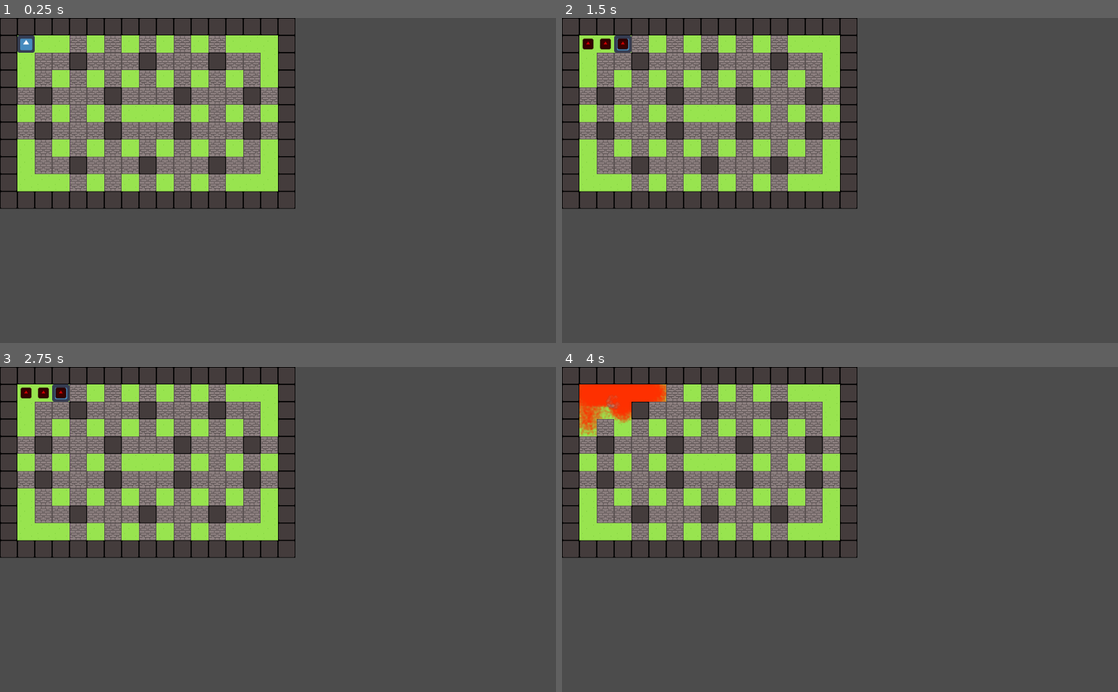
Above: before the commit, frames 1-4 (two rows, left to right).
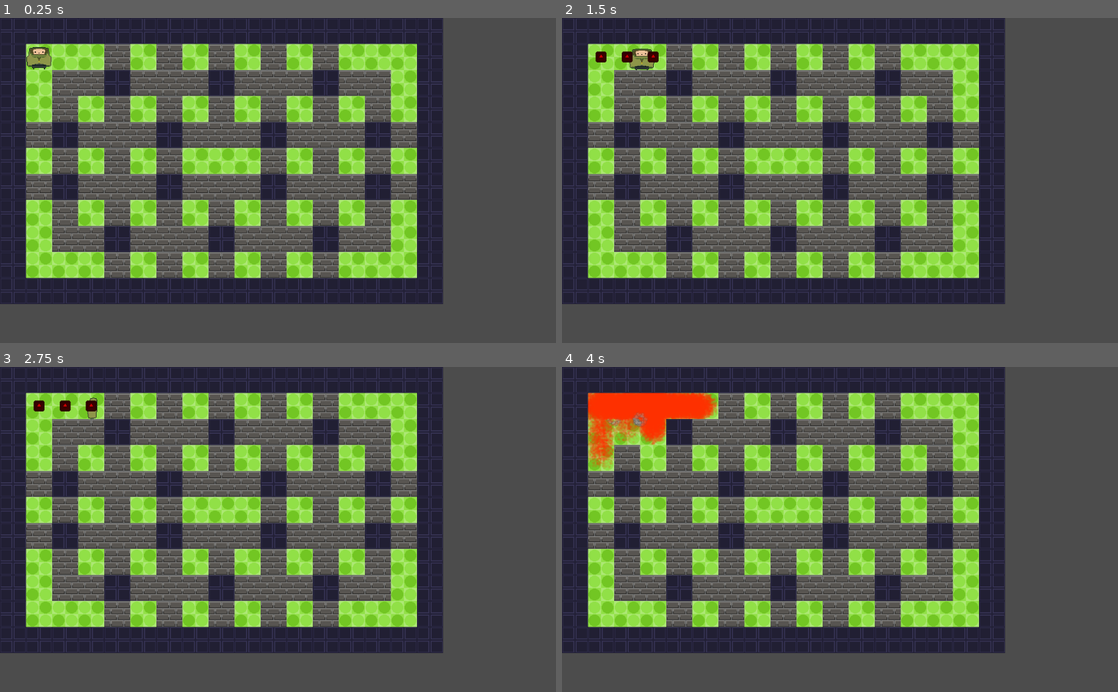
Above: after the commit, the same moments.

Repository: afstarosta/explosiveperson
Game: Godot game, scene res://scenes/game/Main.tscn
Two runs of this game, one before a commit and one after it. Both use one fixed random seed, a clock stepped at 60 frames per second and the inputs below. The engine's default icon, where the game draws it, is replaced by a stand-in: a white triangle on a blue panel in a dark square.
Inputs:
- Up to frame 1 (0.25 s): no input
- Up to frame 2 (1.5 s): tap Enter (ui_accept) at 0.5, 0.6, 0.77, 1.07, 1.35 s; hold Right (ui_right) 0.53-1.28 s; hold Down (ui_down) from 1.28 s (still down)
- Up to frame 3 (2.75 s): tap Enter (ui_accept) at 1.52, 1.82, 2, 2.1 s; release Down (ui_down) at 2.03 s; hold Right (ui_right) from 2.03 s (still down)
- Up to frame 4 (4 s): tap Enter (ui_accept) at 2.75, 2.85, 3.02, 3.32, 3.5, 3.6, 3.77 s; release Right (ui_right) at 2.78 s; hold Up (ui_up) 2.78-3.53 s; hold Left (ui_left) from 3.53 s (still down)

The runs differ from the first frame. In frame 1, 56% of the frame differs, in the area x 0-80%, y 0-89%; in frame 2, 56%; in frame 3, 56%; in frame 4, 56%.
Error before the commit: Invalid get index 'position' (on base: 'previously freed instance'). (res://scenes/player/PlayerBomb.gd:14)
Error after the commit: Invalid get index 'global_position' (on base: 'previously freed instance'). (res://scripts/PlayerBomb.gd:14)

Commit message:
add animation, 48px tiles

Diff:
--- a/scenes/game/Level.tscn
+++ b/scenes/game/Level.tscn
@@ -8,7 +8,7 @@
 0/texture = ExtResource( 2 )
 0/tex_offset = Vector2( 0, 0 )
 0/modulate = Color( 1, 1, 1, 1 )
-0/region = Rect2( 0, 0, 32, 32 )
+0/region = Rect2( 0, 0, 48, 48 )
 0/tile_mode = 0
 0/occluder_offset = Vector2( 0, 0 )
 0/navigation_offset = Vector2( 0, 0 )
@@ -22,7 +22,7 @@
 1/texture = ExtResource( 2 )
 1/tex_offset = Vector2( 0, 0 )
 1/modulate = Color( 1, 1, 1, 1 )
-1/region = Rect2( 32, 0, 32, 32 )
+1/region = Rect2( 48, 0, 48, 48 )
 1/tile_mode = 0
 1/occluder_offset = Vector2( 0, 0 )
 1/navigation_offset = Vector2( 0, 0 )
@@ -36,7 +36,7 @@
 2/texture = ExtResource( 2 )
 2/tex_offset = Vector2( 0, 0 )
 2/modulate = Color( 1, 1, 1, 1 )
-2/region = Rect2( 64, 0, 32, 32 )
+2/region = Rect2( 96, 0, 48, 48 )
 2/tile_mode = 0
 2/occluder_offset = Vector2( 0, 0 )
 2/navigation_offset = Vector2( 0, 0 )
@@ -52,13 +52,13 @@
 
 [node name="BG" type="TileMap" parent="."]
 tile_set = SubResource( 1 )
-cell_size = Vector2( 32, 32 )
+cell_size = Vector2( 48, 48 )
 format = 1
 tile_data = PoolIntArray( 0, 2, 0, 1, 2, 0, 2, 2, 0, 3, 2, 0, 4, 2, 0, 5, 2, 0, 6, 2, 0, 7, 2, 0, 8, 2, 0, 9, 2, 0, 10, …(2430 unchanged characters)…
 
 [node name="FG" type="TileMap" parent="."]
 z_index = 2
 tile_set = SubResource( 1 )
-cell_size = Vector2( 32, 32 )
+cell_size = Vector2( 48, 48 )
 format = 1
 tile_data = PoolIntArray( 0, 0, 0, 1, 0, 0, 2, 0, 0, 3, 0, 0, 4, 0, 0, 5, 0, 0, 6, 0, 0, 7, 0, 0, 8, 0, 0, 9, 0, 0, 10, …(1754 unchanged characters)…
--- a/scenes/game/Main.tscn
+++ b/scenes/game/Main.tscn
@@ -9,6 +9,6 @@
 [node name="Level" parent="." instance=ExtResource( 1 )]
 
 [node name="Player" parent="." instance=ExtResource( 2 )]
-position = Vector2( 48, 48 )
+position = Vector2( 72, 72 )
 
 [node name="explosionController" parent="." instance=ExtResource( 3 )]
--- a/scenes/player/Player.tscn
+++ b/scenes/player/Player.tscn
@@ -1,11 +1,11 @@
 [gd_scene load_steps=5 format=2]
 
 [ext_resource path="res://scripts/Player.gd" type="Script" id=1]
-[ext_resource path="res://sprites/icon.png" type="Texture" id=2]
-[ext_resource path="res://scenes/player/PlayerBomb.gd" type="Script" id=3]
+[ext_resource path="res://sprites/player_anim.tres" type="SpriteFrames" id=2]
+[ext_resource path="res://scripts/PlayerBomb.gd" type="Script" id=3]
 
 [sub_resource type="CircleShape2D" id=1]
-radius = 31.7657
+radius = 40.0
 
 [node name="Player" type="Node2D"]
 
@@ -14,13 +14,15 @@
 ]]
 script = ExtResource( 1 )
 
-[node name="Sprite" type="Sprite" parent="PlayerBody"]
-scale = Vector2( 0.5, 0.5 )
-texture = ExtResource( 2 )
-
 [node name="CollisionShape2D" type="CollisionShape2D" parent="PlayerBody"]
 scale = Vector2( 0.5, 0.5 )
 shape = SubResource( 1 )
 
+[node name="AnimatedSprite" type="AnimatedSprite" parent="PlayerBody"]
+frames = ExtResource( 2 )
+animation = "w_front"
+frame = 2
+playing = true
+
 [node name="PlayerBomb" type="Node2D" parent="."]
 script = ExtResource( 3 )
--- a/scenes/tiles/BreakableWall.tscn
+++ b/scenes/tiles/BreakableWall.tscn
@@ -2,9 +2,8 @@
 
 [ext_resource path="res://scripts/BreakableWall.gd" type="Script" id=1]
 
-
 [sub_resource type="RectangleShape2D" id=1]
-extents = Vector2( 16, 16 )
+extents = Vector2( 24, 24 )
 
 [node name="BreakableWall" type="StaticBody2D" groups=[
 "wall",
@@ -12,5 +11,5 @@
 script = ExtResource( 1 )
 
 [node name="CollisionShape2D" type="CollisionShape2D" parent="."]
-position = Vector2( 16, 16 )
+position = Vector2( 24, 24 )
 shape = SubResource( 1 )
--- a/scenes/tiles/UnbreakableWall.tscn
+++ b/scenes/tiles/UnbreakableWall.tscn
@@ -1,12 +1,12 @@
 [gd_scene load_steps=2 format=2]
 
 [sub_resource type="RectangleShape2D" id=1]
-extents = Vector2( 16, 16 )
+extents = Vector2( 24, 24 )
 
 [node name="UnbreakableWall" type="StaticBody2D" groups=[
 "wall",
 ]]
 
 [node name="CollisionShape2D" type="CollisionShape2D" parent="."]
-position = Vector2( 16, 16 )
+position = Vector2( 24, 24 )
 shape = SubResource( 1 )
--- a/scripts/Bomb.gd
+++ b/scripts/Bomb.gd
@@ -12,9 +12,9 @@
 
 func _ready():
     explosionController = get_node("/root/Main/explosionController")
-    print(get_tree().get_root().get_children())
+
     for raycast in raycasts:
-        raycast.cast_to = raycast.cast_to * power * 32
+        raycast.cast_to = raycast.cast_to * power * GameSettings.TILE_SIZE.x
 
 func _physics_process(delta):
     timer += delta
@@ -36,7 +36,7 @@
 
             if(colliding.is_in_group("wall")):
                 raycast.enabled = false
-                explosion_edge = colliding.position + Vector2(16,16)
+                explosion_edge = colliding.position + GameSettings.TILE_SIZE/2
                 break
 
             raycast.add_exception(colliding)
--- a/scripts/GameSettings.gd
+++ b/scripts/GameSettings.gd
@@ -1,3 +1,5 @@
 extends Node2D
 
-var TILE_SIZE = Vector2(0, 0)
+var TILE_SIZE:Vector2 = Vector2(0, 0)
+
+var level:Node2D
--- a/scripts/Level.gd
+++ b/scripts/Level.gd
@@ -9,6 +9,8 @@
 
 func _ready():
     GameSettings.TILE_SIZE = FGTilemap.get_cell_size()
+    GameSettings.level = self
+
     var cells = FGTilemap.get_used_cells_by_id(0)
     create_unbreakable_walls(cells)
     cells = FGTilemap.get_used_cells_by_id(1)
--- a/scripts/Player.gd
+++ b/scripts/Player.gd
@@ -2,24 +2,36 @@
 
 const speed = 100
 
-
-onready var bomb_container:Node2D = get_parent().get_node("BombContainer")
+onready var sprite:AnimatedSprite = $AnimatedSprite
+var direction = "front"
 
 func _physics_process(_delta):
     handle_movement()
 
 func handle_movement():
     var velocity = Vector2(0, 0)
+
     if Input.is_action_pressed("ui_up"):
         velocity.y = -1
+        direction = "back"
     if Input.is_action_pressed("ui_down"):
         velocity.y = 1
+        direction = "front"
     if Input.is_action_pressed("ui_left"):
         velocity.x = -1
+        direction = "left"
     if Input.is_action_pressed("ui_right"):
         velocity.x = 1
+        direction = "right"
 
     var _a = move_and_slide(velocity * speed)
+    set_animation(velocity)
 
 func hit():
     queue_free()
+
+func set_animation(velocity: Vector2):
+    if(velocity.length() == 0):
+        sprite.animation = "i_" + direction
+    else:
+        sprite.animation = "w_" + direction
--- a/scenes/player/PlayerBomb.gd
+++ b/scripts/PlayerBomb.gd
@@ -11,5 +11,7 @@
 func plant_bomb():
     var bomb = bomb_scene.instance()
 
-    bomb.position = Vector2(round(player_body.position.x / GameSettings.TILE_SIZE.x) * GameSettings.TILE_SIZE.x, round(player_body.position.y / GameSettings.TILE_SIZE.y) * GameSettings.TILE_SIZE.y)
+    var tileset_coords = GameSettings.level.FGTilemap.world_to_map(player_body.global_position)
+
     add_child(bomb)
+    bomb.global_position = (tileset_coords * GameSettings.TILE_SIZE.x) + GameSettings.TILE_SIZE/2
--- /dev/null
+++ b/sprites/player_anim.tres
@@ -0,0 +1,166 @@
+[gd_resource type="SpriteFrames" load_steps=26 format=2]
+
+[ext_resource path="res://sprites/player_spritesheet.png" type="Texture" id=1]
+
+[sub_resource type="AtlasTexture" id=2]
+flags = 4
+atlas = ExtResource( 1 )
+region = Rect2( 192, 0, 48, 48 )
+
+[sub_resource type="AtlasTexture" id=3]
+flags = 4
+atlas = ExtResource( 1 )
+region = Rect2( 240, 0, 48, 48 )
+
+[sub_resource type="AtlasTexture" id=4]
+flags = 4
+atlas = ExtResource( 1 )
+region = Rect2( 288, 0, 48, 48 )
+
+[sub_resource type="AtlasTexture" id=5]
+flags = 4
+atlas = ExtResource( 1 )
+region = Rect2( 336, 0, 48, 48 )
+
+[sub_resource type="AtlasTexture" id=6]
+flags = 4
+atlas = ExtResource( 1 )
+region = Rect2( 384, 0, 48, 48 )
+
+[sub_resource type="AtlasTexture" id=7]
+flags = 4
+atlas = ExtResource( 1 )
+region = Rect2( 432, 0, 48, 48 )
+
+[sub_resource type="AtlasTexture" id=8]
+flags = 4
+atlas = ExtResource( 1 )
+region = Rect2( 576, 0, 48, 48 )
+
+[sub_resource type="AtlasTexture" id=9]
+flags = 4
+atlas = ExtResource( 1 )
+region = Rect2( 624, 0, 48, 48 )
+
+[sub_resource type="AtlasTexture" id=10]
+flags = 4
+atlas = ExtResource( 1 )
+region = Rect2( 672, 0, 48, 48 )
+
+[sub_resource type="AtlasTexture" id=11]
+flags = 4
+atlas = ExtResource( 1 )
+region = Rect2( 720, 0, 48, 48 )
+
+[sub_resource type="AtlasTexture" id=12]
+flags = 4
+atlas = ExtResource( 1 )
+region = Rect2( 480, 0, 48, 48 )
+
+[sub_resource type="AtlasTexture" id=13]
+flags = 4
+atlas = ExtResource( 1 )
+region = Rect2( 528, 0, 48, 48 )
+
+[sub_resource type="AtlasTexture" id=14]
+flags = 4
+atlas = ExtResource( 1 )
+region = Rect2( 864, 0, 48, 48 )
+
+[sub_resource type="AtlasTexture" id=15]
+flags = 4
+atlas = ExtResource( 1 )
+region = Rect2( 912, 0, 48, 48 )
+
+[sub_resource type="AtlasTexture" id=16]
+flags = 4
+atlas = ExtResource( 1 )
+region = Rect2( 960, 0, 48, 48 )
+
+[sub_resource type="AtlasTexture" id=17]
+flags = 4
+atlas = ExtResource( 1 )
+region = Rect2( 1008, 0, 48, 48 )
+
+[sub_resource type="AtlasTexture" id=18]
+flags = 4
+atlas = ExtResource( 1 )
+region = Rect2( 1056, 0, 48, 48 )
+
+[sub_resource type="AtlasTexture" id=19]
+flags = 4
+atlas = ExtResource( 1 )
+region = Rect2( 1104, 0, 48, 48 )
+
+[sub_resource type="AtlasTexture" id=20]
+flags = 4
+atlas = ExtResource( 1 )
+region = Rect2( 768, 0, 48, 48 )
+
+[sub_resource type="AtlasTexture" id=21]
+flags = 4
+atlas = ExtResource( 1 )
+region = Rect2( 816, 0, 48, 48 )
+
+[sub_resource type="AtlasTexture" id=22]
+flags = 4
+atlas = ExtResource( 1 )
+region = Rect2( 0, 0, 48, 48 )
+
+[sub_resource type="AtlasTexture" id=23]
+flags = 4
+atlas = ExtResource( 1 )
+region = Rect2( 48, 0, 48, 48 )
+
+[sub_resource type="AtlasTexture" id=24]
+flags = 4
+atlas = ExtResource( 1 )
+region = Rect2( 96, 0, 48, 48 )
+
+[sub_resource type="AtlasTexture" id=25]
+flags = 4
+atlas = ExtResource( 1 )
+region = Rect2( 144, 0, 48, 48 )
+
+[resource]
+animations = [ {
+"frames": [ SubResource( 2 ), SubResource( 3 ) ],
+"loop": true,
+"name": "i_front",
+"speed": 1.0
+}, {
+"frames": [ SubResource( 4 ), SubResource( 5 ), SubResource( 6 ), SubResource( 7 ) ],
+"loop": true,
+"name": "w_right",
+"speed": 5.0
+}, {
+"frames": [ SubResource( 8 ), SubResource( 9 ), SubResource( 10 ), SubResource( 11 ) ],
+"loop": true,
+"name": "w_back",
+"speed": 5.0
+}, {
+"frames": [ SubResource( 12 ), SubResource( 13 ) ],
+"loop": true,
+"name": "i_right",
+"speed": 1.0
+}, {
+"frames": [ SubResource( 14 ), SubResource( 15 ), SubResource( 16 ), SubResource( 17 ) ],
+"loop": true,
+"name": "w_left",
+"speed": 5.0
+}, {
+"frames": [ SubResource( 18 ), SubResource( 19 ) ],
+"loop": true,
+"name": "i_left",
+"speed": 1.0
+}, {
+"frames": [ SubResource( 20 ), SubResource( 21 ) ],
+"loop": true,
+"name": "i_back",
+"speed": 1.0
+}, {
+"frames": [ SubResource( 22 ), SubResource( 23 ), SubResource( 24 ), SubResource( 25 ) ],
+"loop": true,
+"name": "w_front",
+"speed": 5.0
+} ]
Not shown, added: .mono/metadata/ide_messaging_meta.txt
Renamed: scenes/GameSettings.tscn -> scenes/game/GameSettings.tscn
Binary file added: sprites/asp/player.aseprite
Binary file added: sprites/player_spritesheet.png
Not shown, added: sprites/player_spritesheet.png.import
Binary file changed: sprites/tileset.png
